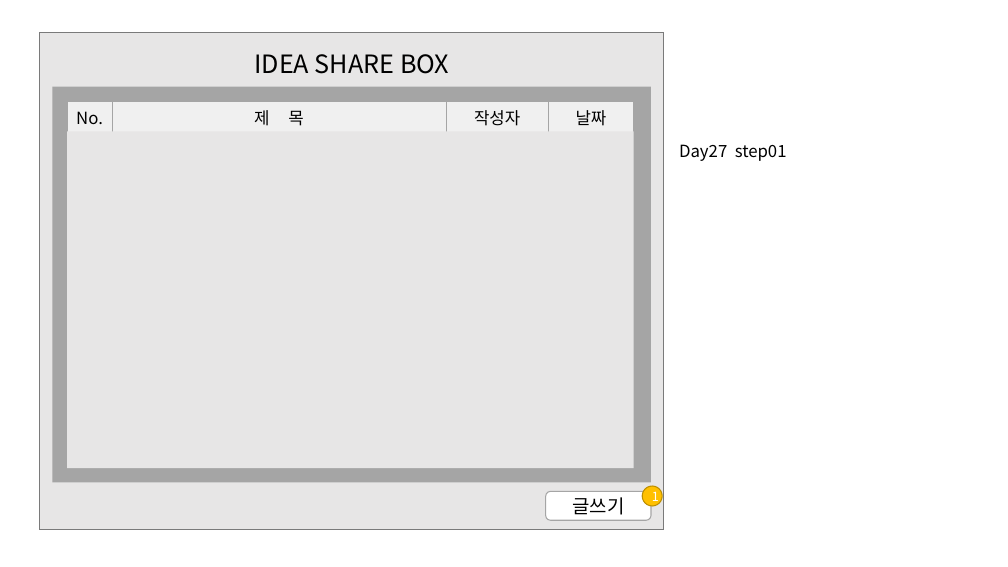
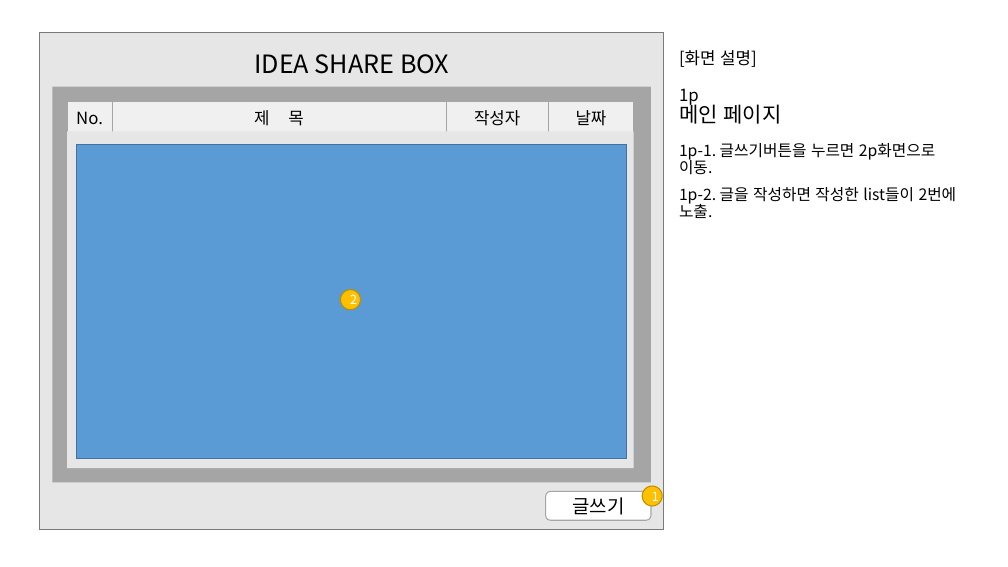
Before and after one commit to jwsimhj97/Fullstack, a slide deck: slide 3 of 소켓통신_심현정.pptx (slide 2 before the commit). Drawn at 1008x567 pixels with LibreOffice and Linux fonts; fonts in the diff are those of the drawing. Boxes give left, top, right and bottom in pixels: in the first picture for what was removed or moved away, otherwise in the second. Text is boxed around its words. In the diff, an @@ line names an element or a change of style, - is before the commit and + after.

```diff
--- a/소켓통신_심현정.pptx
+++ b/소켓통신_심현정.pptx
@@ title added at <box>679,50,782,124</box>, 16 pt, text #000000 @@
+[화면 설명]
+1p
+메인 페이지
@@ rectangle added at <box>76,144,626,458</box>, fill #5B9BD5, outline #43739E 1 pt @@
@@ text at <box>679,143,957,218</box>: text changed; size 16 to 15 pt @@
-Day27 step01
+1p-1. 글쓰기버튼을 누르면 2p화면으로 이동.
+1p-2. 글을 작성하면 작성한 list들이 2번에 노출.
@@ ellipse added at <box>340,290,360,309</box>, fill #FFC000, outline #BD8E00 1 pt, 12 pt, text #FFFFFF @@
+2
```
Also in this commit, not shown: 8 other slides changed, 4 slides added, 2 slides removed, 24 other files.
